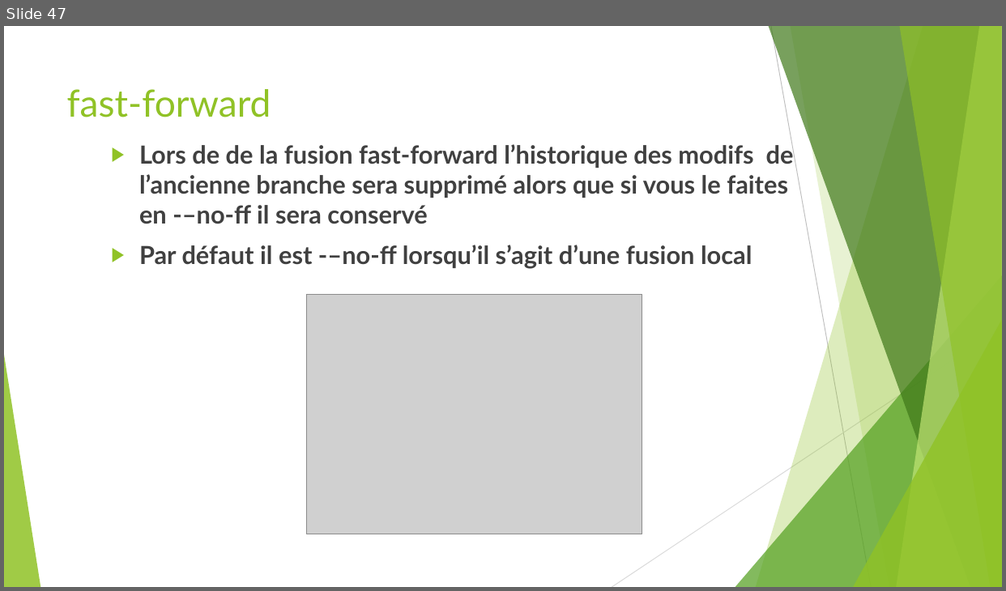
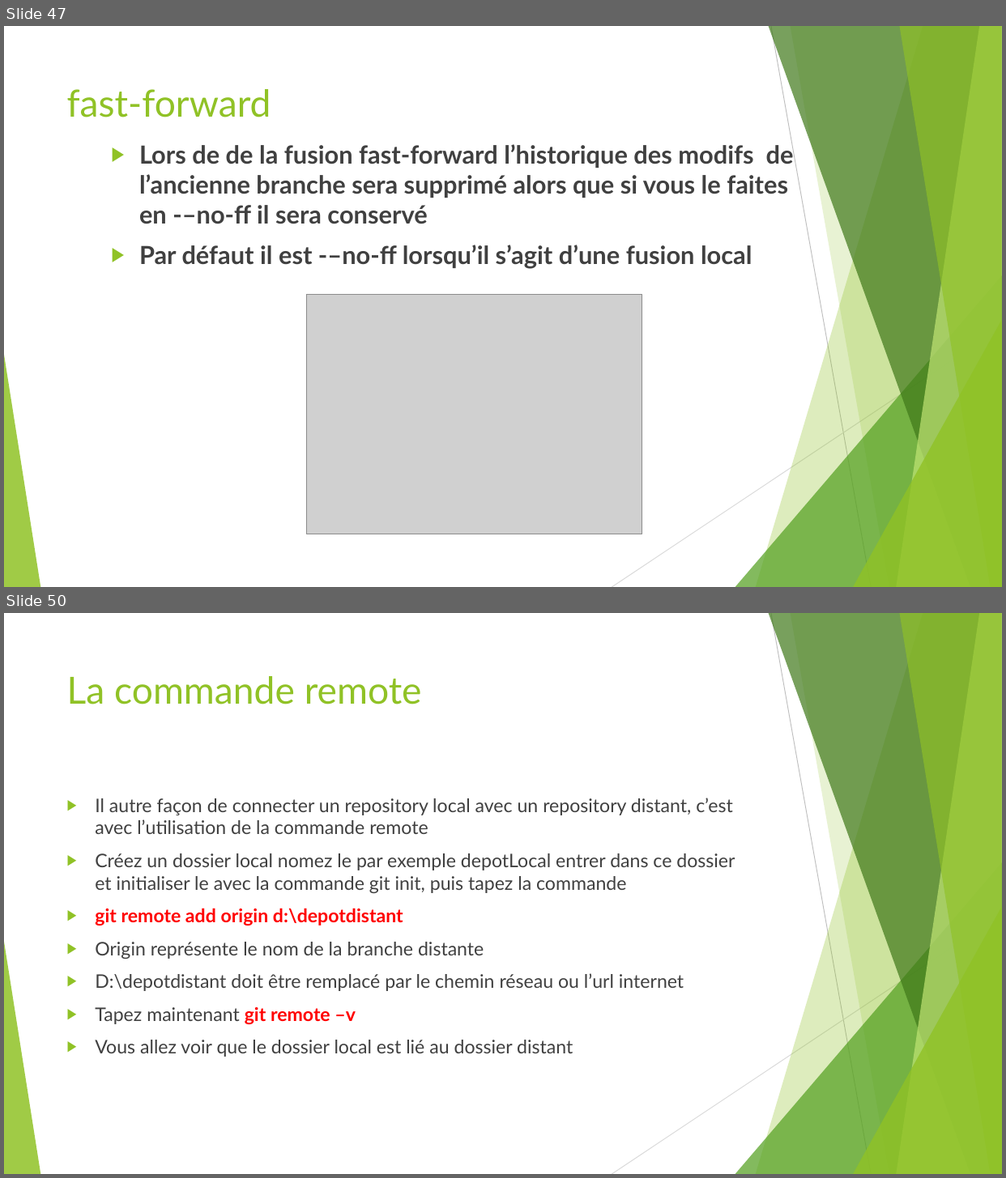
Before and after one commit to ousrah/DEV201, a slide deck: git/Formation Git.pptx. Shown one above the other, each under a label of ours: slide 47 before the commit, slides 47 and 50 after it; the slides between them are not shown. The pictures are 1006x591 and 1006x1178 pixels, drawn with LibreOffice and Linux fonts; fonts in the diff are those of the drawing; grey boxes stand for pictures. Boxes give left, top, right and bottom in pixels: in the first picture for what was removed or moved away, otherwise in the second. Text is boxed around its words. In the diff, an @@ line names an element or a change of style, - is before the commit and + after.

Commit message:
git distant

```diff
--- a/git/Formation Git.pptx
+++ b/git/Formation Git.pptx
@@ slide 50 added at (x1=4, y1=613, x2=1002, y2=1174), background #FFFFFF; not listed: 10 template elements that a slide beside it also shows @@
@@ title added at (x1=67, y1=676, x2=422, y2=705), 36 pt, text #90C226 @@
+La commande remote
@@ text added at (x1=95, y1=798, x2=735, y2=1057), 18 pt, text #404040 @@
+▶ Il autre façon de connecter un repository local avec un repository distant, c’est avec l’utilisation de la commande remote
+▶ Créez un dossier local nomez le par exemple depotLocal entrer dans ce dossier et initialiser le avec la commande git init, puis tapez la commande
+▶ git remote add origin d:\depotdistant
+▶ Origin représente le nom de la branche distante
+▶ D:\depotdistant doit être remplacé par le chemin réseau ou l’url internet
+▶ Tapez maintenant git remote –v
+▶ Vous allez voir que le dossier local est lié au dossier distant
```
Also in this commit, not shown: 2 slides changed, 16 other slides added, 1 slide removed.
